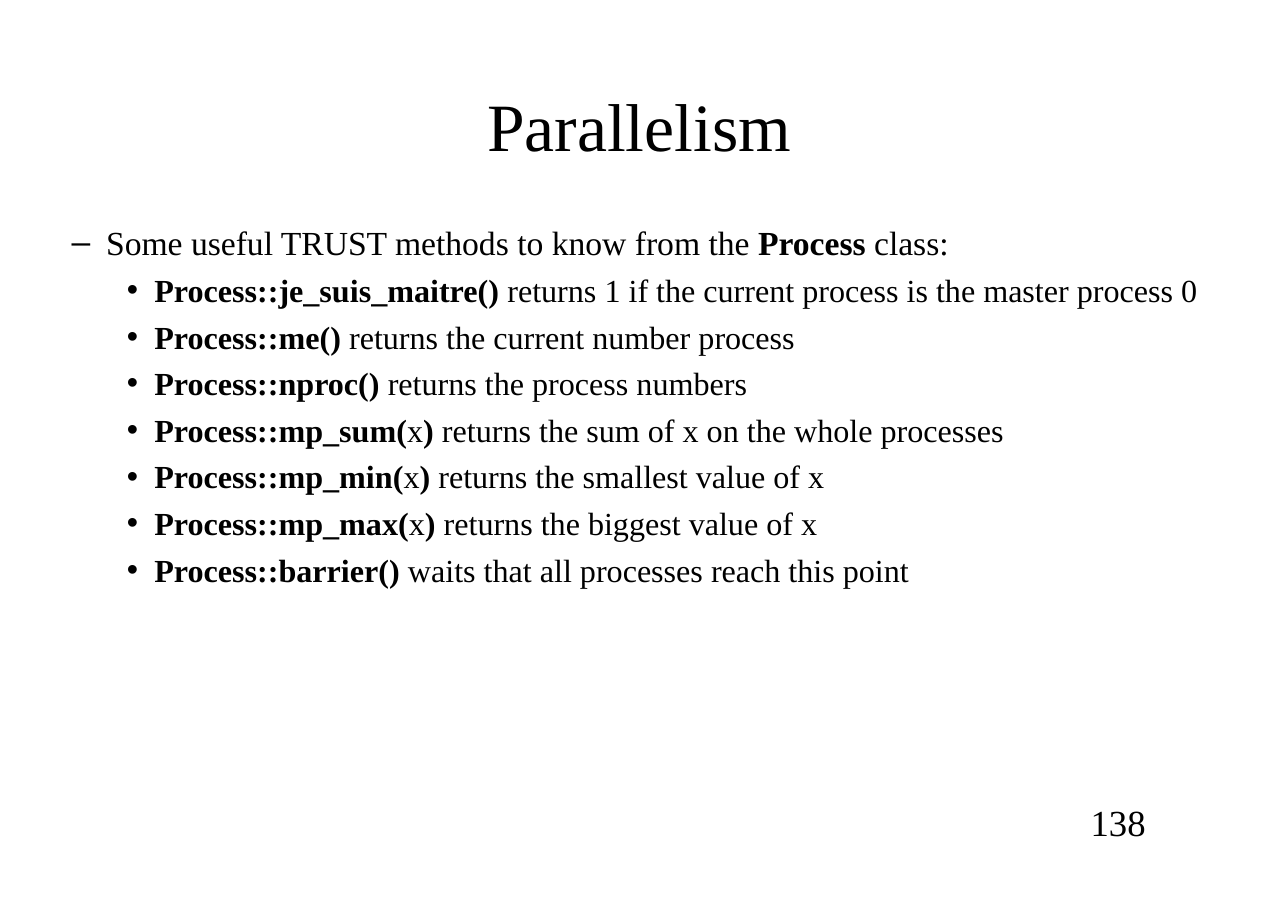
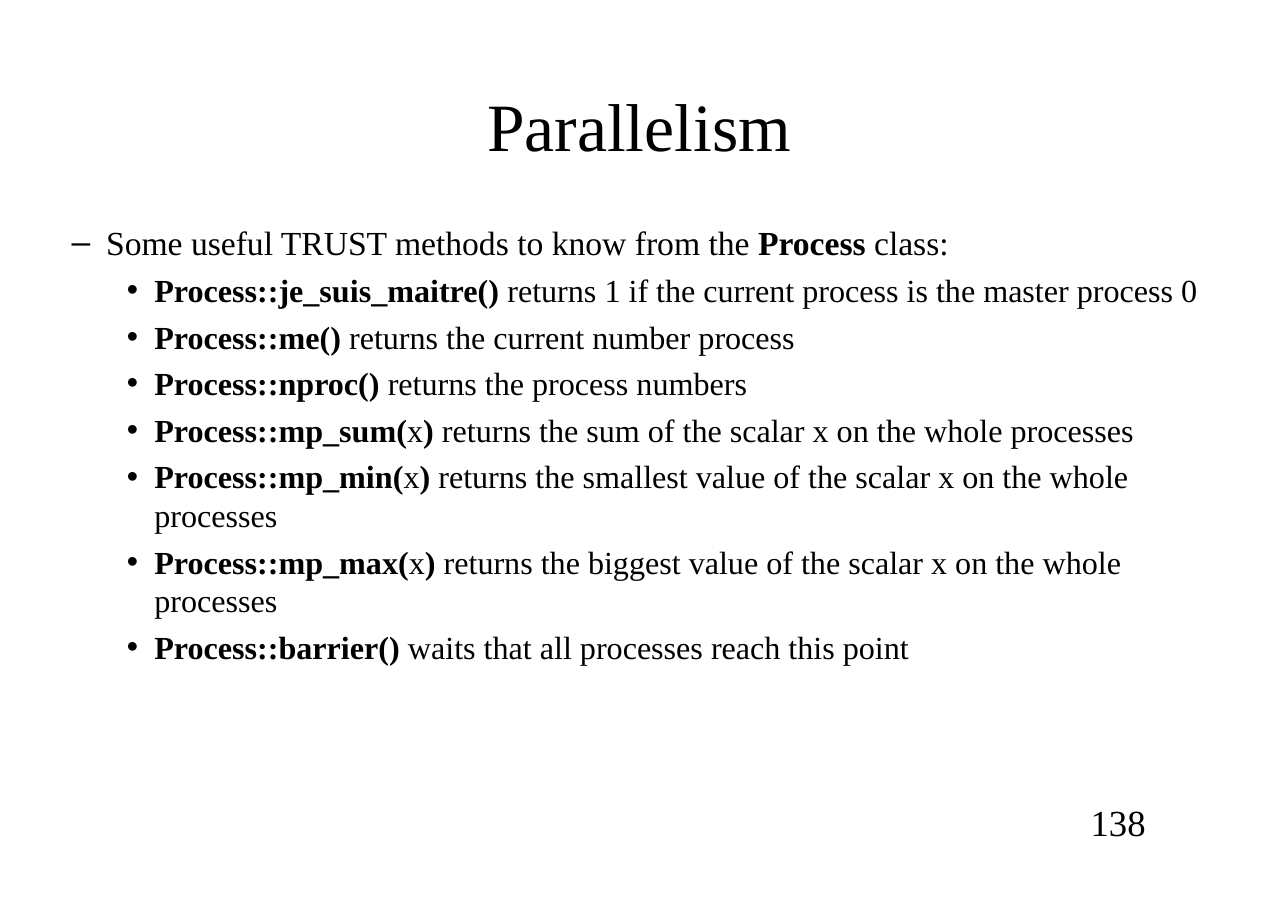
Before and after one commit to cea-trust-platform/trust-code, a slide deck: slide 138 of doc/TRUST/Developer_TRUST_presentation.odp. Drawn at 1288x911 pixels with LibreOffice and Linux fonts; fonts in the diff are those of the drawing; background and template pictures are left out. Boxes give left, top, right and bottom in pixels: in the first picture for what was removed or moved away, otherwise in the second. Text is boxed around its words. In the diff, an @@ line names an element or a change of style, - is before the commit and + after.

```diff
--- a/doc/TRUST/Developer_TRUST_presentation.odp
+++ b/doc/TRUST/Developer_TRUST_presentation.odp
@@ text at (154,419,1134,619): text changed @@
-    • Process::mp_sum(x) returns the sum of x on the whole processes
-    • Process::mp_min(x) returns the smallest value of x
-    • Process::mp_max(x) returns the biggest value of x
+    • Process::mp_sum(x) returns the sum of the scalar x on the whole processes
+    • Process::mp_min(x) returns the smallest value of the scalar x on the whole processes
+    • Process::mp_max(x) returns the biggest value of the scalar x on the whole processes
```
Also in this commit, not shown: 33 other slides changed, 1 slide removed, 14 other files.
